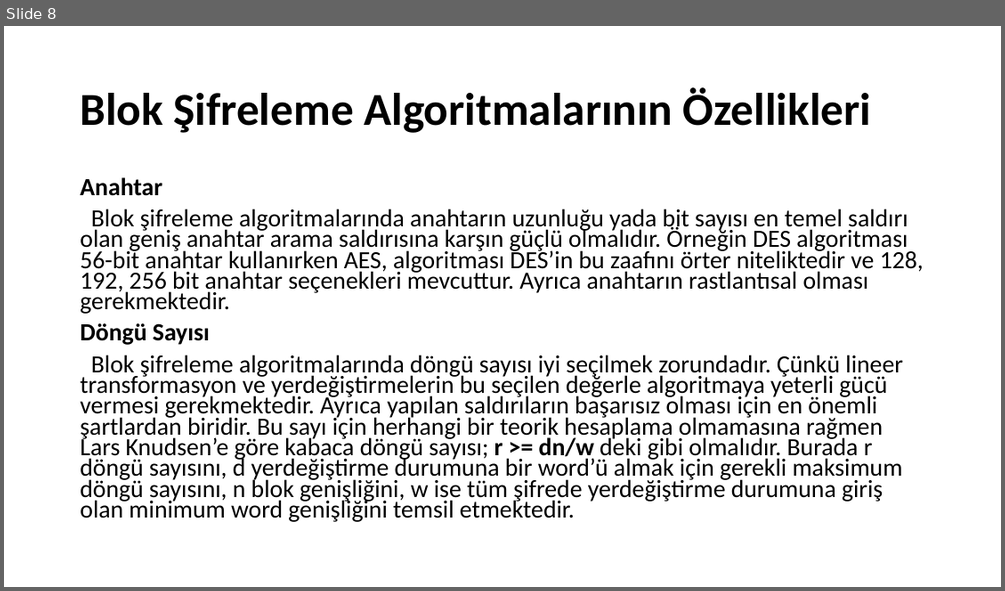
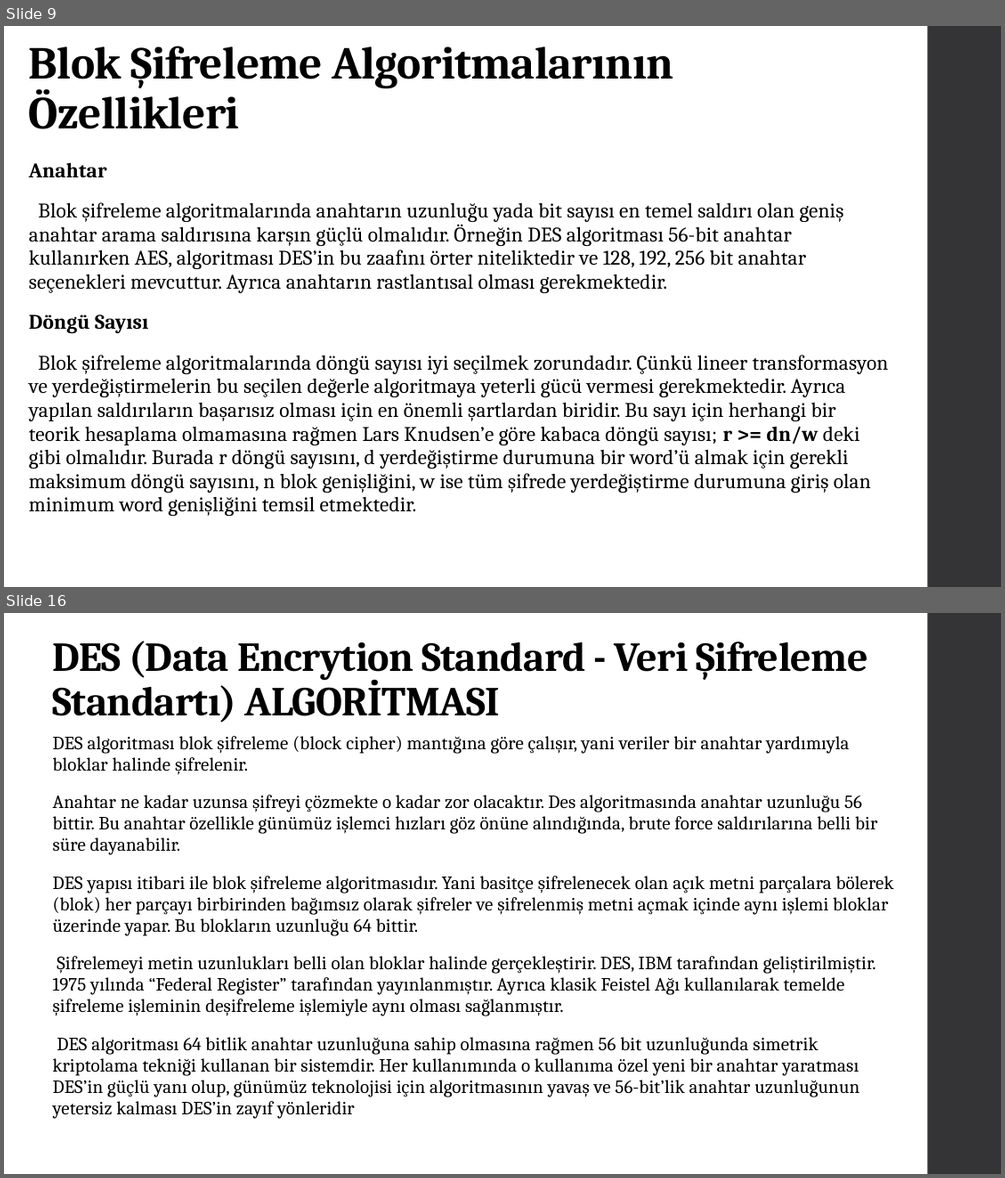
Before and after one commit to Asroyx/assay, a slide deck: sifreleme algoritma.pptx. Shown one above the other, each under a label of ours: slide 8 before the commit, slides 9 and 16 after it; the slides between them are not shown. The pictures are 1005x591 and 1005x1178 pixels, drawn with LibreOffice and Linux fonts; fonts in the diff are those of the drawing. Boxes give left, top, right and bottom in pixels: in the first picture for what was removed or moved away, otherwise in the second. Text is boxed around its words. In the diff, an @@ line names an element or a change of style, - is before the commit and + after.

```diff
--- a/sifreleme algoritma.pptx
+++ b/sifreleme algoritma.pptx
@@ slide 16 added at [4, 613, 1001, 1174], background #FFFFFF; not listed: 1 template element that a slide beside it also shows @@
@@ title added at [53, 641, 868, 722], 39.6 pt, text #000000, bold @@
+DES (Data Encrytion Standard - Veri Şifreleme Standartı) ALGORİTMASI
@@ text added at [53, 736, 894, 1119], 18 pt, text #000000 @@
+DES algoritması blok şifreleme (block cipher) mantığına göre çalışır, yani veriler bir anahtar yardımıyla bloklar halinde şifrelenir.
+Anahtar ne kadar uzunsa şifreyi çözmekte o kadar zor olacaktır. Des algoritmasında anahtar uzunluğu 56 bittir. Bu anahtar özellikle günümüz işlemci hızları göz önüne alındığında, brute force saldırılarına belli bir süre dayanabilir.
+DES yapısı itibari ile blok şifreleme algoritmasıdır. Yani basitçe şifrelenecek olan açık metni parçalara bölerek (blok) her parçayı birbirinden bağımsız olarak şifreler ve şifrelenmiş metni açmak içinde aynı işlemi bloklar üzerinde yapar. Bu blokların uzunluğu 64 bittir.
+Şifrelemeyi metin uzunlukları belli olan bloklar halinde gerçekleştirir. DES, IBM tarafından geliştirilmiştir. 1975 yılında “Federal Register” tarafından yayınlanmıştır. Ayrıca klasik Feistel Ağı kullanılarak temelde şifreleme işleminin deşifreleme işlemiyle aynı olması sağlanmıştır.
+DES algoritması 64 bitlik anahtar uzunluğuna sahip olmasına rağmen 56 bit uzunluğunda simetrik kriptolama tekniği kullanan bir sistemdir. Her kullanımında o kullanıma özel yeni bir anahtar yaratması DES’in güçlü yanı olup, günümüz teknolojisi için algoritmasının yavaş ve 56-bit’lik anahtar uzunluğunun yetersiz kalması DES’in zayıf yönleridir
@@ what was slide 8 is now slide 9 @@
@@ slide 9 changed as well @@
@@ title "Blok Şifreleme Algoritmalarının Özellikleri": place and size @@
-title "Blok Şifreleme Algoritmalarının Özellikleri" at [80, 87, 871, 133]
+title "Blok Şifreleme Algoritmalarının Özellikleri" at [29, 46, 673, 129]
@@ title "Blok Şifreleme Algoritmalarının Özellikleri" at [29, 46, 673, 129]: font Calibri to Cambria, letter spacing 0 to -0.5 pt; vertical alignment middle to bottom @@
@@ rectangle added at [928, 26, 1001, 587], fill #353537 @@
@@ text "Anahtar": place and size @@
-text "Anahtar" at [80, 177, 923, 522]
+text "Anahtar" at [29, 162, 889, 516]
@@ text "Anahtar" at [29, 162, 889, 516]: size 23.8 to 20 pt, font Calibri to Cambria, letter spacing 0 to 0.1 pt; line spacing 0.7 to 0.95; more space between paragraphs @@
```
Also in this commit, not shown: 7 other slides changed, 9 other slides added.
